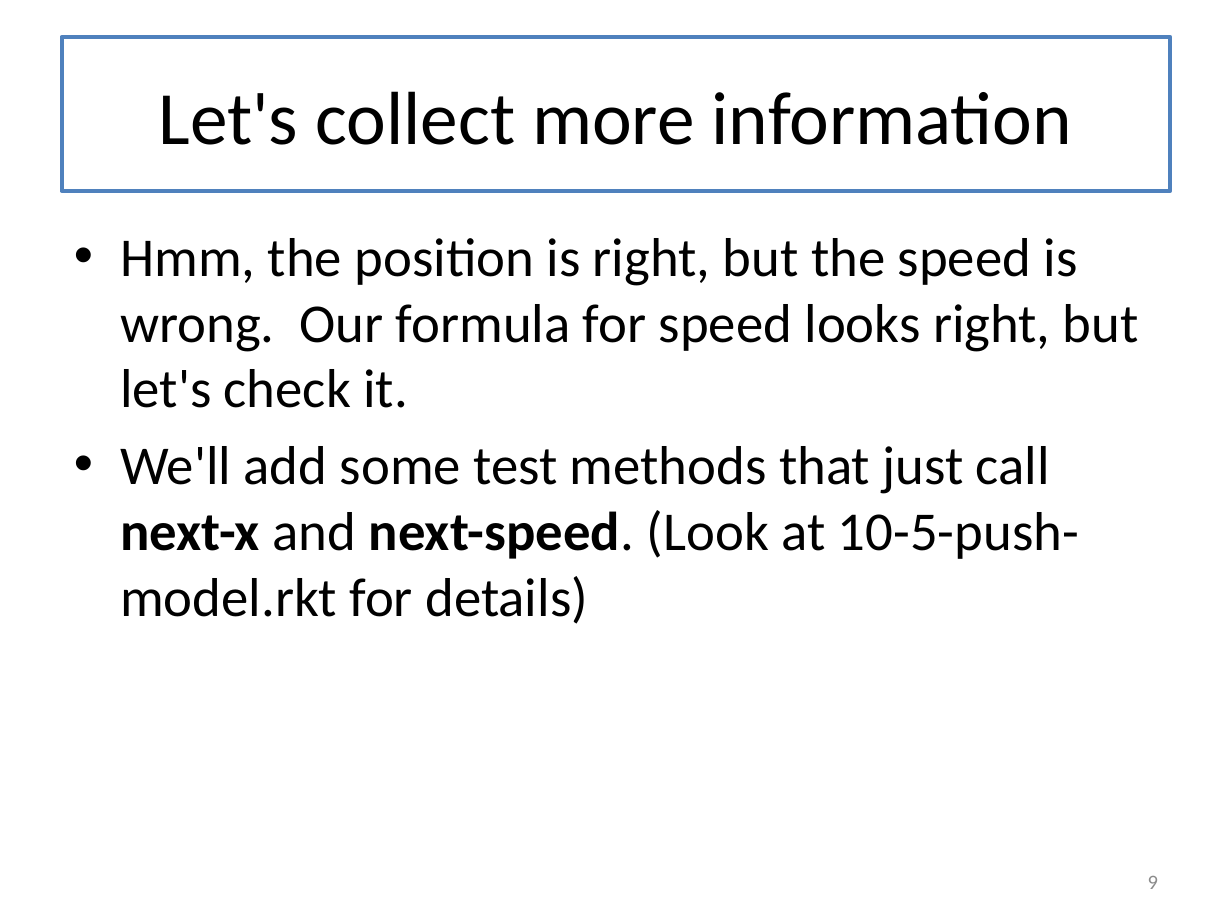
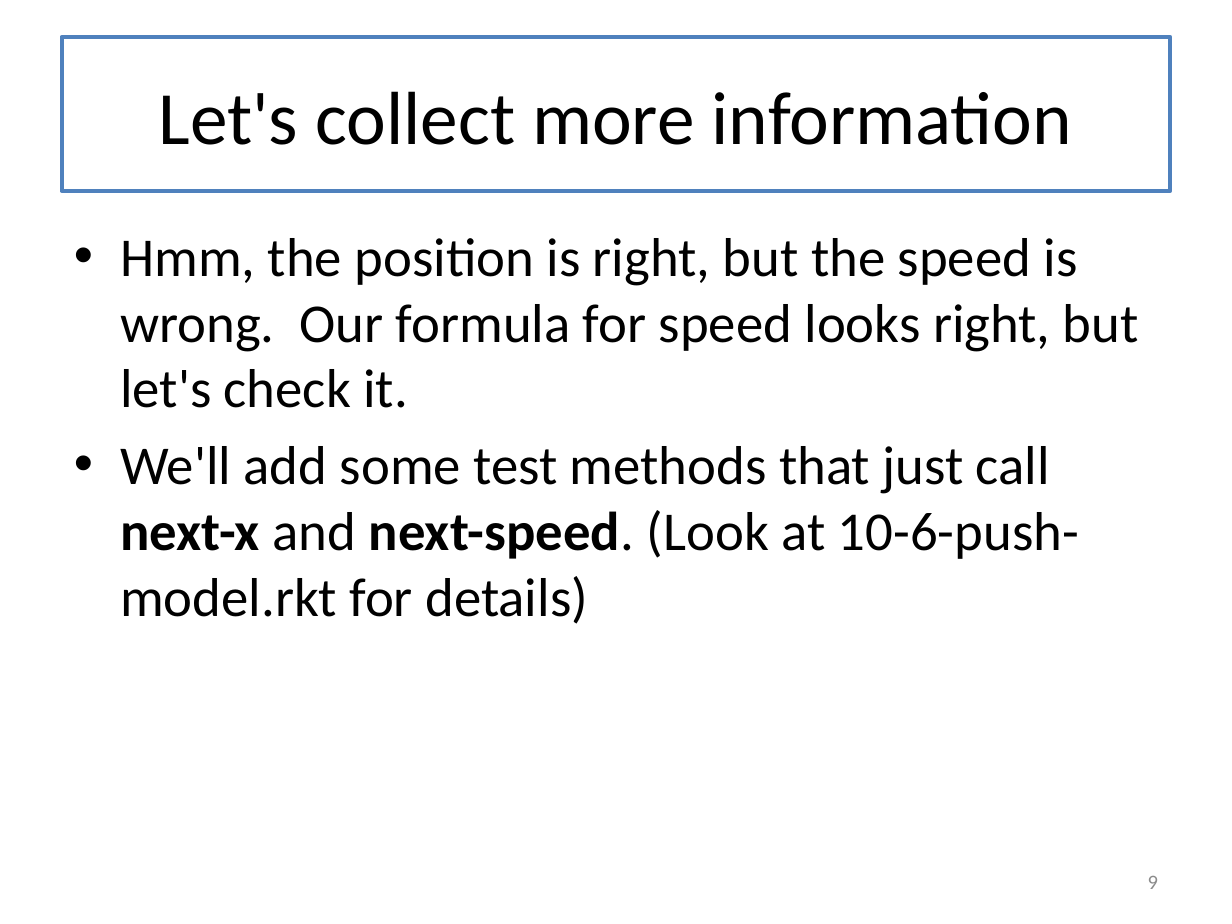
Before and after one commit to mwand/cs5010f16, a slide deck: slide 9 of Slides/Lesson 10.7 Testing Mutable Objects.pptx. Drawn at 1232x924 pixels with LibreOffice and Linux fonts; fonts in the diff are those of the drawing. Boxes give left, top, right and bottom in pixels: in the first picture for what was removed or moved away, otherwise in the second. Text is boxed around its words. In the diff, an @@ line names an element or a change of style, - is before the commit and + after.

```diff
--- a/Slides/Lesson 10.7 Testing Mutable Objects.pptx
+++ b/Slides/Lesson 10.7 Testing Mutable Objects.pptx
@@ text at [120, 446, 1079, 624]: text changed @@
-• We'll add some test methods that just call next-x and next-speed. (Look at 10-5-push-model.rkt for details)
+• We'll add some test methods that just call next-x and next-speed. (Look at 10-6-push-model.rkt for details)
```
Also in this commit, not shown: 9 other slides changed, 8 other files.
